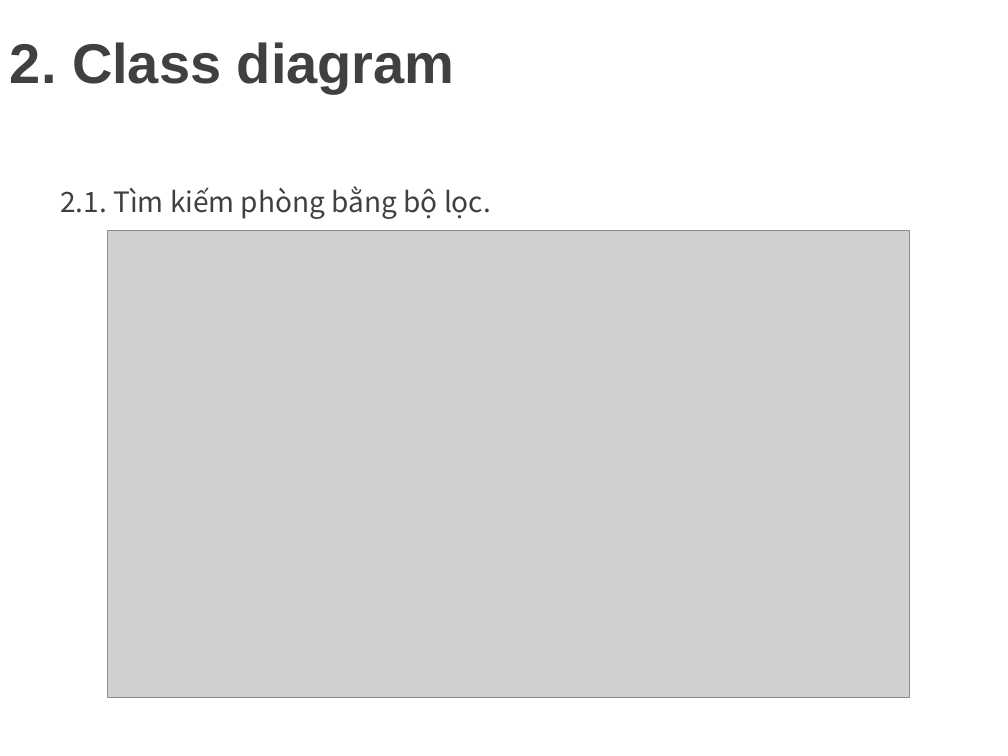
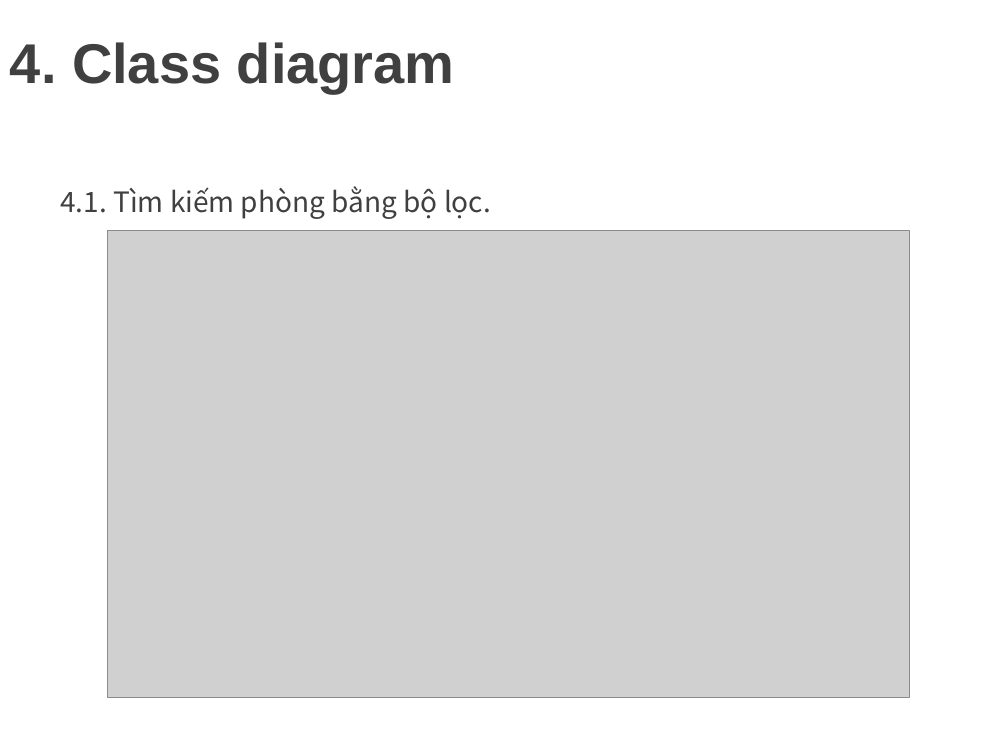
Before and after one commit to minhdat1602/2021_cnpm_group09, a slide deck: slide 19 of document_slide/slide.pptx. Drawn at 1008x756 pixels with LibreOffice and Linux fonts; fonts in the diff are those of the drawing; grey boxes stand for pictures; background and template pictures are left out. Boxes give left, top, right and bottom in pixels: in the first picture for what was removed or moved away, otherwise in the second. Text is boxed around its words. In the diff, an @@ line names an element or a change of style, - is before the commit and + after.

```diff
--- a/document_slide/slide.pptx
+++ b/document_slide/slide.pptx
@@ title at bbox=[10, 42, 455, 93]: text changed @@
-2. Class diagram
+4. Class diagram
@@ text at bbox=[60, 186, 491, 219]: text changed @@
-2.1. Tìm kiếm phòng bằng bộ lọc.
+4.1. Tìm kiếm phòng bằng bộ lọc.
```
Also in this commit, not shown: 8 other slides changed.
